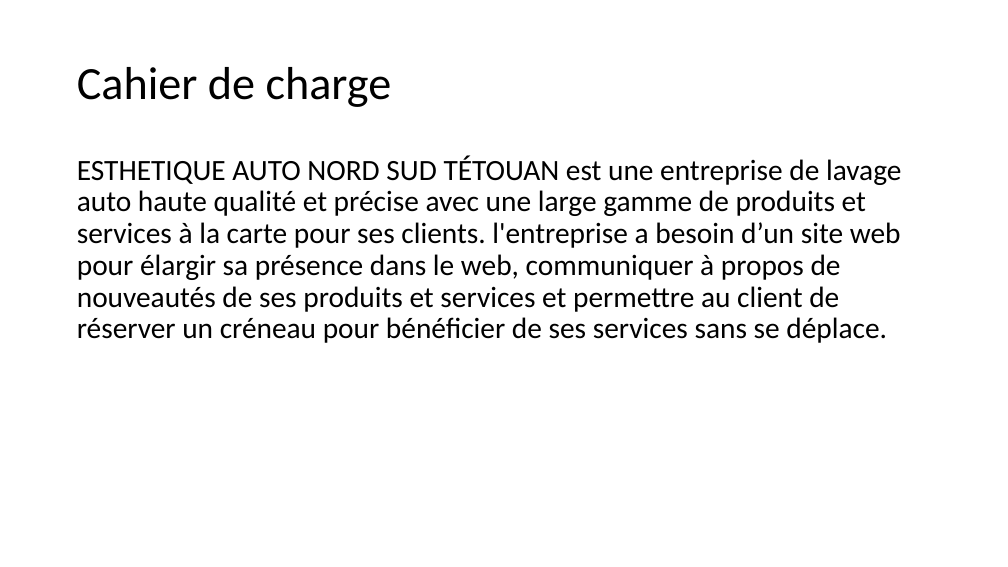
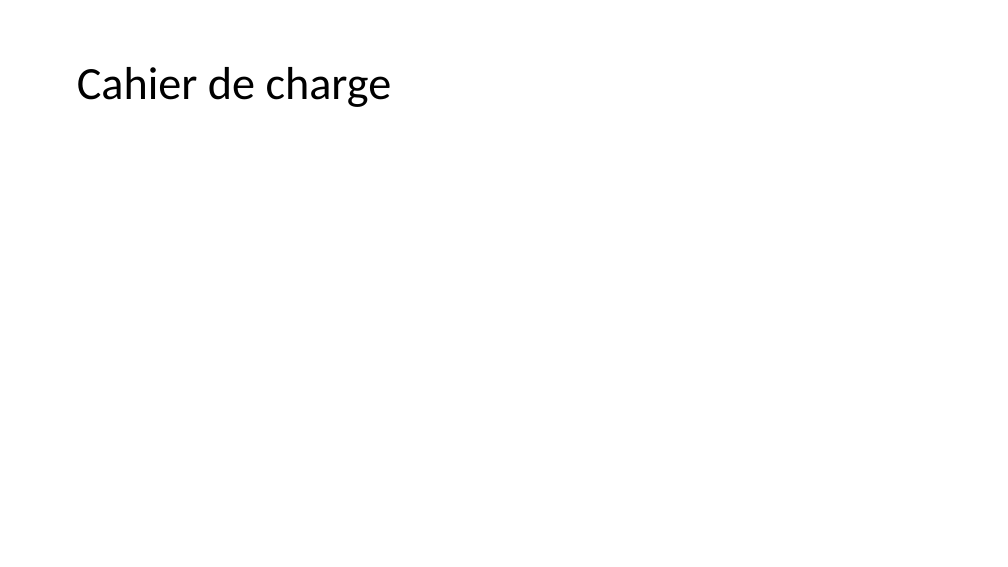
Before and after one commit to saidworks/fil_rouge, a slide deck: slide 3 of Presentation.pptx. Drawn at 1008x567 pixels with LibreOffice and Linux fonts; fonts in the diff are those of the drawing. Boxes give left, top, right and bottom in pixels: in the first picture for what was removed or moved away, otherwise in the second. Text is boxed around its words. In the diff, an @@ line names an element or a change of style, - is before the commit and + after.

```diff
--- a/Presentation.pptx
+++ b/Presentation.pptx
@@ text removed at (77,155,901,343) @@
-ESTHETIQUE AUTO NORD SUD TÉTOUAN est une entreprise de lavage auto haute qualité et précise avec une large gamme de produits et services à la carte pour ses clients. l'entreprise a besoin d’un site web pour élargir sa présence dans le web, communiquer à propos de nouveautés de ses produits et services et permettre au client de réserver un créneau pour bénéficier de ses services sans se déplace.
```
Also in this commit, not shown: 2 other slides changed, 4 slides added, 5 slides removed, 6 other files.
